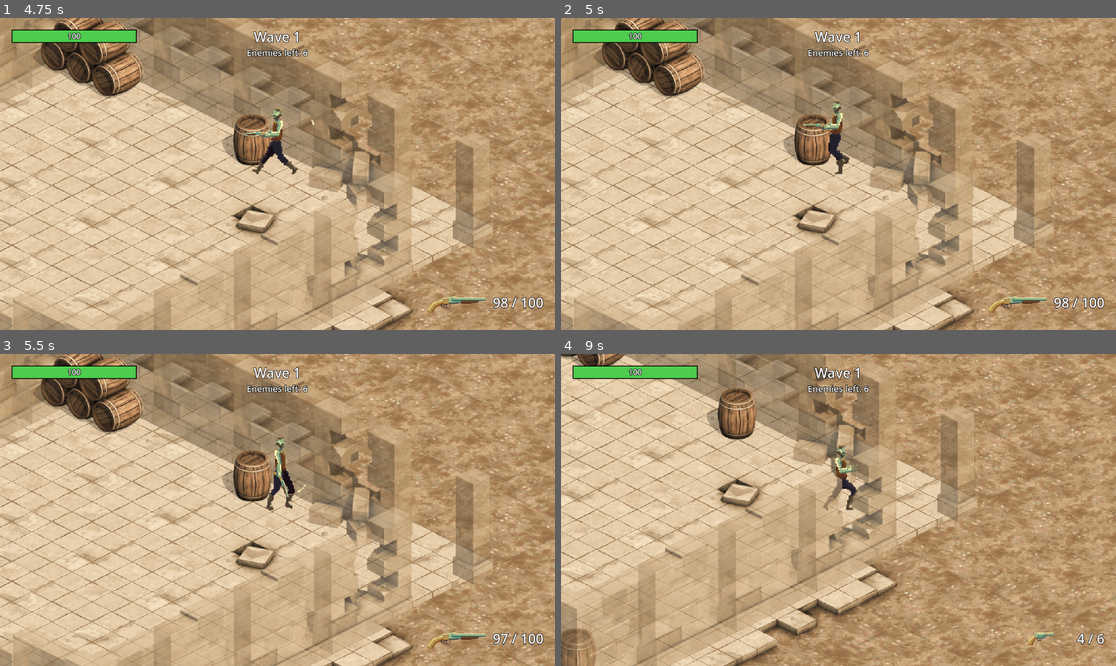
Above: before the commit, frames 1-4 (two rows, left to right).
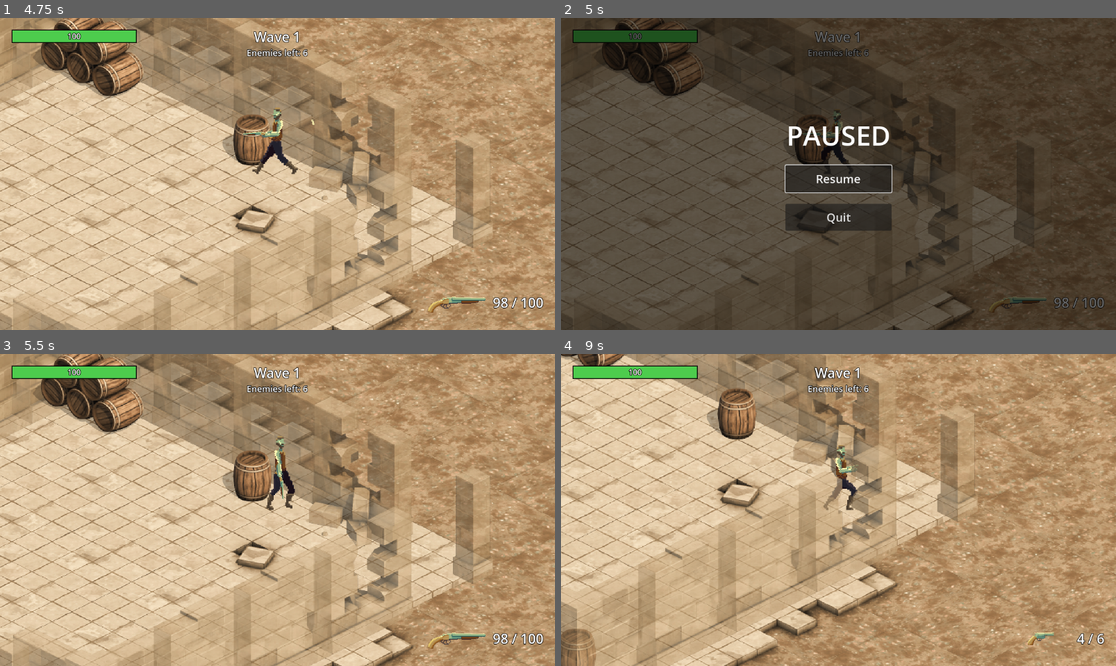
Above: after the commit, the same moments.

Repository: Bienestar-Games/bienestar_games
Game: Godot game, scene res://scenes/main/main.tscn
The game is run twice, just before and just after one commit, with the same random seed, the same clock (stepped at 60 frames per second) and the same inputs.
Inputs (mouse positions are in pixels of both pictures, inside the frame that each line leads up to):
- Up to frame 1 (4.75 s): move the mouse to (399, 158) at 0.52 s; hold D (move_right) 0.53-1.28 s; click (399, 158) at 0.6 s; move the mouse to (166, 189) at 1.27 s; hold S (move_down) 1.28-2.03 s; tap 1 (weapon_1) at 1.35, 4.35 s; move the mouse to (333, 105) at 2.02 s; hold D (move_right) 2.03-2.78 s; tap 2 (weapon_2) at 2.1 s; move the mouse to (249, 236) at 2.77 s; hold W (move_up) 2.78-3.53 s; tap Mouse wheel up (weapon_next) at 2.85 s; move the mouse to (444, 220) at 3.52 s; hold A (move_left) from 3.53 s (still down); click (444, 220) at 3.6 s; tap E (inventory) at 4.15 s; move the mouse to (111, 127) at 4.27 s
- Up to frame 2 (5 s): keep holding A (move_left); tap Escape (pause) at 4.9 s
- Up to frame 3 (5.5 s): release A (move_left) at 5 s; click (277, 516) at 5 s, where only the run after the commit has a clickable "Resume"
- Up to frame 4 (9 s): move the mouse to (866, 510) at 5.77 s; hold S (move_down) 5.78-6.53 s; tap 2 (weapon_2) at 5.85, 8.85 s; move the mouse to (755, 432) at 6.52 s; hold D (move_right) 6.53-7.28 s; tap Mouse wheel up (weapon_next) at 6.6 s; move the mouse to (960, 494) at 7.27 s; hold W (move_up) 7.28-8.03 s; click (960, 494) at 7.35 s; move the mouse to (727, 525) at 8.02 s; hold D (move_right) 8.03-8.78 s; tap 1 (weapon_1) at 8.1 s; move the mouse to (894, 441) at 8.77 s; hold S (move_down) from 8.78 s (still down)

Frame 1 is identical in both runs. In frame 2, 100% of the frame differs, in the area x 0-100%, y 0-100%; in frame 3, 0.1%; in frame 4, 0.7%.

Commit message:
feat(B27): menú de pausa mínimo (Esc / Start: reanudar, salir)
- PauseMenu en main.tscn; no se abre sobre el inventario.
- StateMachine ya no actualiza estados con el árbol en pausa, salvo
  los que lo piden (inventario), para que el jugador y el canalizado
  de extracción queden congelados.
- La acción pause usaba el botón de mando 11 (cruceta arriba); ahora
  usa el 6 (Start).

Co-Authored-By: Claude Opus 5.5 <noreply@anthropic.com>

Diff:
--- a/game/project.godot
+++ b/game/project.godot
@@ -86,7 +86,7 @@
 pause={
 "deadzone": 0.2,
 "events": [Object(InputEventKey,"resource_local_to_scene":false,"resource_name":"","device":-1,"window_id":0,"alt_press …(195 unchanged characters)…
-, Object(InputEventJoypadButton,"resource_local_to_scene":false,"resource_name":"","device":-1,"button_index":11,"pressure":0.0,"pressed":false,"script":null)
+, Object(InputEventJoypadButton,"resource_local_to_scene":false,"resource_name":"","device":-1,"button_index":6,"pressure":0.0,"pressed":false,"script":null)
 ]
 }
 weapon_1={
--- a/game/scenes/main/main.tscn
+++ b/game/scenes/main/main.tscn
@@ -3,6 +3,7 @@
 [ext_resource type="Script" path="res://scenes/main/main.gd" id="1_main"]
 [ext_resource type="PackedScene" uid="uid://bfjny0gf5bx4r" path="res://maps/pueblo_viejo.tscn" id="2_map"]
 [ext_resource type="PackedScene" path="res://scenes/ui/hud/hud.tscn" id="3_hud"]
+[ext_resource type="PackedScene" path="res://scenes/ui/pause_menu/pause_menu.tscn" id="4_pause"]
 
 [node name="Main" type="Node2D" unique_id=1926789006]
 script = ExtResource("1_main")
@@ -10,3 +11,5 @@
 [node name="PuebloViejo" parent="." instance=ExtResource("2_map")]
 
 [node name="Hud" parent="." instance=ExtResource("3_hud")]
+
+[node name="PauseMenu" parent="." instance=ExtResource("4_pause")]
--- /dev/null
+++ b/game/scenes/ui/pause_menu/pause_menu.gd
@@ -0,0 +1,34 @@
+class_name PauseMenu
+extends CanvasLayer
+## Minimal pause menu (GDD §12): Esc / Start pauses the run and offers resume or quit.
+
+@onready var _resume_button: Button = %ResumeButton
+@onready var _quit_button: Button = %QuitButton
+
+func _ready() -> void:
+	process_mode = Node.PROCESS_MODE_ALWAYS
+	visible = false
+	_resume_button.pressed.connect(_resume)
+	_quit_button.pressed.connect(_on_quit_pressed)
+
+func _unhandled_input(event: InputEvent) -> void:
+	if not event.is_action_pressed("pause"):
+		return
+	if visible:
+		_resume()
+	# Don't stack on top of another pause owner such as the inventory
+	elif not get_tree().paused:
+		_pause()
+	get_viewport().set_input_as_handled()
+
+func _pause() -> void:
+	get_tree().paused = true
+	visible = true
+	_resume_button.grab_focus()
+
+func _resume() -> void:
+	visible = false
+	get_tree().paused = false
+
+func _on_quit_pressed() -> void:
+	get_tree().quit()
--- /dev/null
+++ b/game/scenes/ui/pause_menu/pause_menu.tscn
@@ -0,0 +1,48 @@
+[gd_scene format=3]
+
+[ext_resource type="Script" path="res://scenes/ui/pause_menu/pause_menu.gd" id="1_pause"]
+
+[node name="PauseMenu" type="CanvasLayer"]
+layer = 3
+script = ExtResource("1_pause")
+
+[node name="Background" type="ColorRect" parent="."]
+layout_mode = 3
+anchors_preset = 15
+anchor_right = 1.0
+anchor_bottom = 1.0
+grow_horizontal = 2
+grow_vertical = 2
+color = Color(0, 0, 0, 0.6)
+
+[node name="Center" type="CenterContainer" parent="."]
+layout_mode = 3
+anchors_preset = 15
+anchor_right = 1.0
+anchor_bottom = 1.0
+grow_horizontal = 2
+grow_vertical = 2
+
+[node name="Content" type="VBoxContainer" parent="Center"]
+layout_mode = 2
+theme_override_constants/separation = 24
+
+[node name="TitleLabel" type="Label" parent="Center/Content"]
+layout_mode = 2
+theme_override_font_sizes/font_size = 56
+text = "PAUSED"
+horizontal_alignment = 1
+
+[node name="ResumeButton" type="Button" parent="Center/Content"]
+unique_name_in_owner = true
+custom_minimum_size = Vector2(220, 56)
+layout_mode = 2
+theme_override_font_sizes/font_size = 24
+text = "Resume"
+
+[node name="QuitButton" type="Button" parent="Center/Content"]
+unique_name_in_owner = true
+custom_minimum_size = Vector2(220, 56)
+layout_mode = 2
+theme_override_font_sizes/font_size = 24
+text = "Quit"
--- a/game/scripts/states/player/on_inventory_state.gd
+++ b/game/scripts/states/player/on_inventory_state.gd
@@ -7,6 +7,9 @@
 	inventory_controller.visible = true
 	#Input.set_mouse_mode(Input.MOUSE_MODE_VISIBLE)
 
+func runs_while_paused() -> bool:
+	return true
+
 func update(_delta) -> void:
 	if Input.is_action_just_pressed("inventory"):
 		get_tree().paused = false
--- a/game/systems/state.gd
+++ b/game/systems/state.gd
@@ -13,3 +13,8 @@
 
 func phyisics_update(_delta) -> void:
 	pass
+
+# The StateMachine always processes; only states that drive their own pause
+# (e.g. inventory) should keep updating while the tree is paused.
+func runs_while_paused() -> bool:
+	return false
--- a/game/systems/state_machine.gd
+++ b/game/systems/state_machine.gd
@@ -16,12 +16,15 @@
 		current_state = initial_state
 
 func _process(delta: float) -> void:
-	if current_state:
+	if _can_update():
 		current_state.update(delta)
 
 func _physics_process(delta: float) -> void:
-	if current_state:
+	if _can_update():
 		current_state.phyisics_update(delta)
+
+func _can_update() -> bool:
+	return current_state != null and (not get_tree().paused or current_state.runs_while_paused())
 
 func on_child_transition(state, new_state_name):
 	if state != current_state:
Not shown, added: game/scenes/ui/pause_menu/pause_menu.gd.uid
Not shown, removed: game/scenes/ui/pause_menu/.gitkeep
